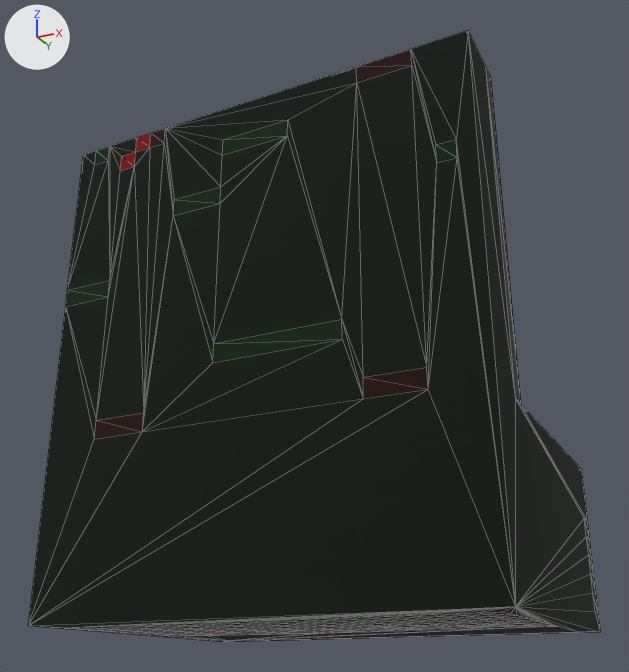
The OBJ model Assets/Games/assets/house_open_trunk.obj, before and after one commit.
The view is the same before and after, from a camera (50 mm lens) standing at (20.5, -42.8, -2.8) and looking at (-0.3, -1.2, 15.9). Every picture has the same lights, and +X, +Y and +Z are marked at upper left. Mesh edges are drawn as thin lines. Where no turn or scale is listed for an object, it has been applied to the vertices. Vertices at the same position are counted once.

Names of what the first picture shows: 'house_open_trunk'.
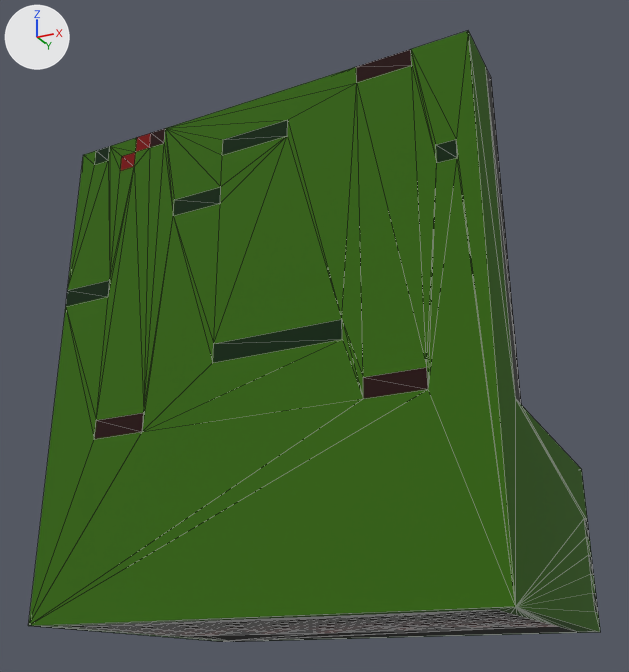
Diff of the bpy script that builds the scene:
```diff
--- a/Assets/Games/assets/house_open_trunk.obj.py
+++ b/Assets/Games/assets/house_open_trunk.obj.py
@@ me_house_open_trunk @@
 # used by ob_house_open_trunk; location = (0.0, 0.0, 0.0)
-me_house_open_trunk.from_pydata(...)  # 683 vertices, 1362 faces; spans x -12.0..12.0, y -9.0..9.0, z 0.0..27.0
+me_house_open_trunk.from_pydata(...)  # 685 vertices, 1366 faces; spans x -12.0..12.0, y -9.0..9.0, z 0.0..27.0
+# me_house_open_trunk part 1
+# 23 faces are deleted
+# 2 vertices are added at (-11.0, -8.0, 0.0), (11.0, -8.0, 0.0)
+# 27 new faces join them
+# me_house_open_trunk part 2: 341 kept faces spanning x -12.0..12.0, y -9.0..9.0, z 0.0..27.0 get new texture (UV) coordinates
 me_house_open_trunk.materials.append(mat_palette)
```

Pixel boxes [x1, y1, x2, y2] of what changed, in the pictures (629 x 672 px; the box of a moved part takes in the faces that stretch with it):
part 1 of me_house_open_trunk, moved or reshaped
    both: [35, 607, 514, 627]
part 2 of me_house_open_trunk, surface changed (black to green)
    both: [29, 31, 600, 641]
